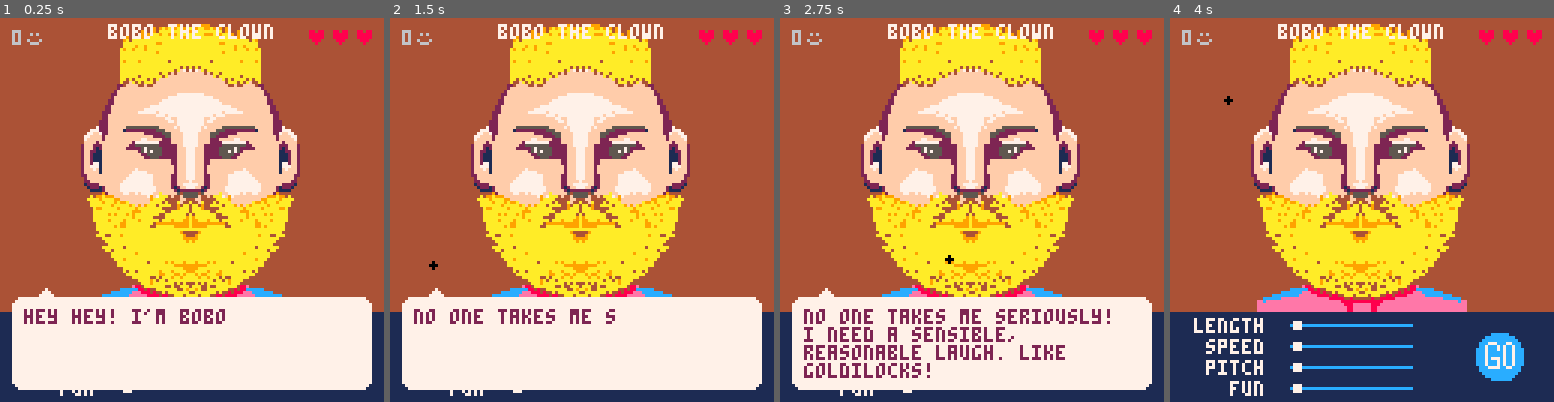
Above: before the commit, frames 1-4 (left to right).
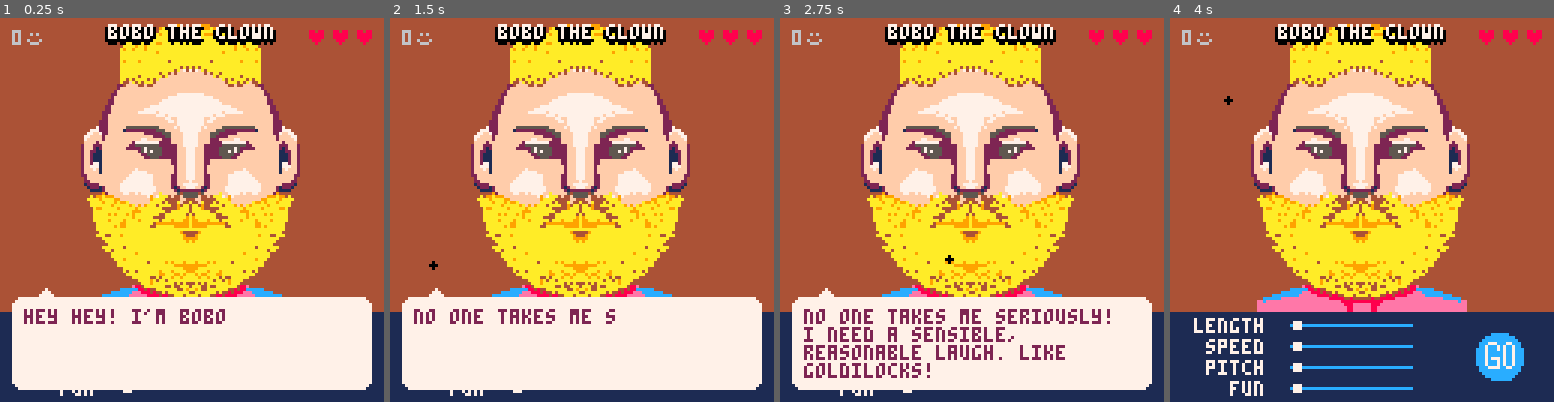
Above: after the commit, the same moments.

Repository: Alfie-Edwards/game-boys
Game: PICO-8 cartridge game.p8
The game is run twice, just before and just after one commit, with the same random seed, the same clock (stepped at 60 frames per second) and the same inputs.
Inputs (mouse positions are in pixels of both pictures, inside the frame that each line leads up to):
- Up to frame 1 (0.25 s): no input
- Up to frame 2 (1.5 s): tap X (X key) at 0.33, 1.07 s; click (670, 121) at 0.67 s; tap O (Z key) at 0.7 s; click (436, 267) at 1.22 s
- Up to frame 3 (2.75 s): tap O (Z key) at 1.7, 2.1, 2.5 s; click (887, 114) at 1.77 s; tap X (X key) at 1.85 s; click (952, 259) at 2.32 s
- Up to frame 4 (4 s): click (1404, 106) at 2.87 s; tap O (Z key) at 2.9, 3.3, 3.7 s; tap X (X key) at 2.97 s; click (1465, 256) at 3.42 s; click (1231, 102) at 3.97 s

The runs differ from the first frame. In frame 1, 1.1% of the frame differs, in the area x 27-72%, y 2-8%; in frame 2, 1.1%; in frame 3, 1.1%; in frame 4, 1.1%.

Commit message:
Shadow on name

Diff:
--- a/game.p8
+++ b/game.p8
@@ -292,9 +292,15 @@
 	print(health_str, 128 - (lnpx(health_str) + 2), 4)
 
     -- person name
+    local name = current_person().name
+	color(0)
+    local x = (128 - lnpx(name)) / 2
+    print(name, x, 3)
+    print(name, x - 1, 3)
+    print(name, x + 1, 3)
+    print(name, x, 4)
 	color(7)
-    local name = current_person().name
-    print(name, (128 - lnpx(name)) / 2, 2)
+    print(name, x, 2)
 
     -- score
 	color(6)
